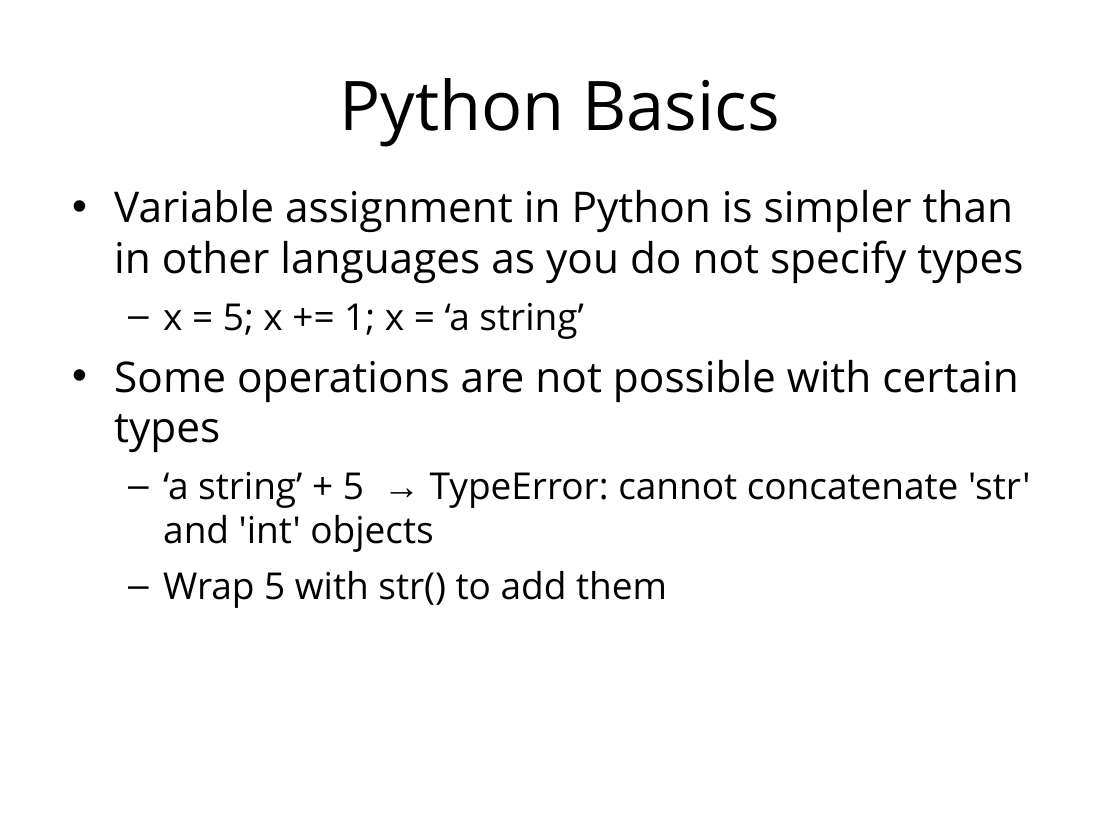
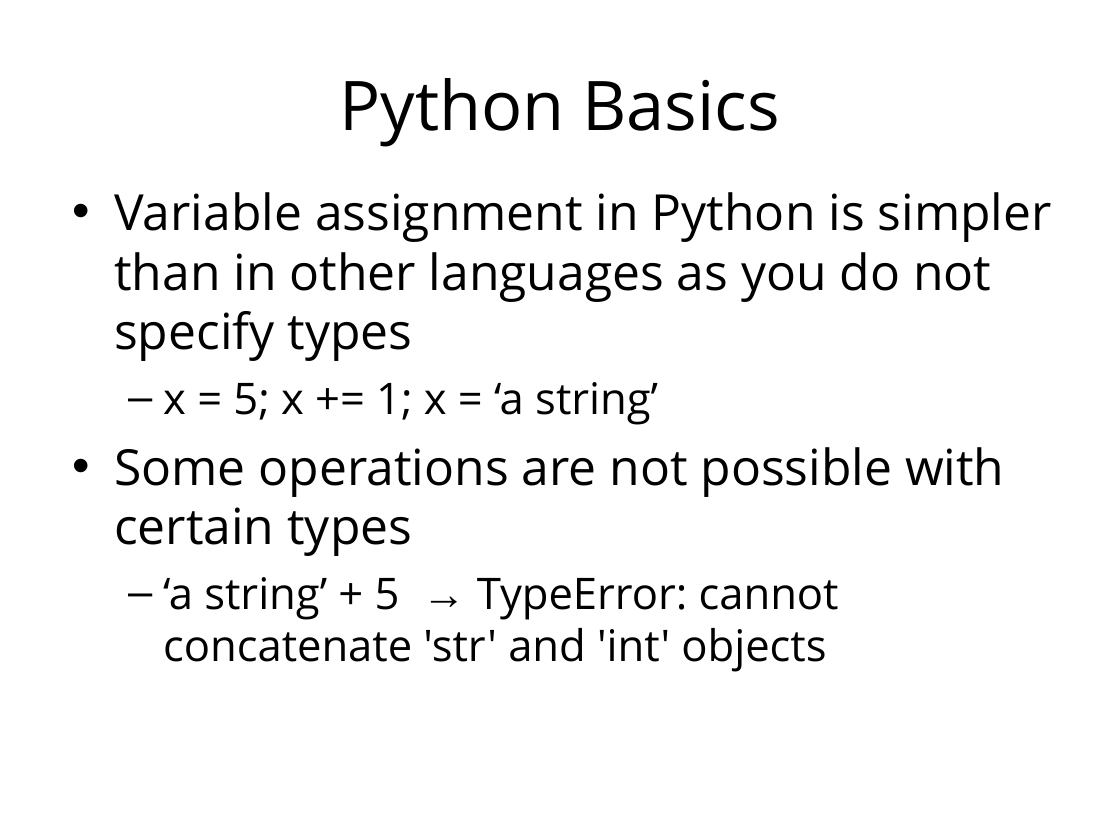
Before and after one commit to mantidproject/documents, a slide deck: slide 2 of Presentations/Python training course/Python in Mantid.ppt. Drawn at 1120x840 pixels with LibreOffice and Linux fonts; fonts in the diff are those of the drawing; background and template pictures are left out. Boxes give left, top, right and bottom in pixels: in the first picture for what was removed or moved away, otherwise in the second. Text is boxed around its words. In the diff, an @@ line names an element or a change of style, - is before the commit and + after.

Commit message:
Some minor updates to the Python training presentation. Re #100

```diff
--- a/Presentations/Python training course/Python in Mantid.ppt
+++ b/Presentations/Python training course/Python in Mantid.ppt
@@ text "Variable assignment in Python is ..." at (114,192,1052,672): size 27.2 to 32 pt in "Variable assignment in Python is simpler than ...", "Some operations are not possible with certain ..."; size 23.8 to 28 pt in "x = 5; x += 1; x ...", "‘a string’ + 5 → TypeError: cannot ..." @@
@@ text at (163,571,667,608): paragraph removed @@
-  – Wrap 5 with str() to add them
```
Also in this commit, not shown: 3 other slides changed, 1 slide added.
